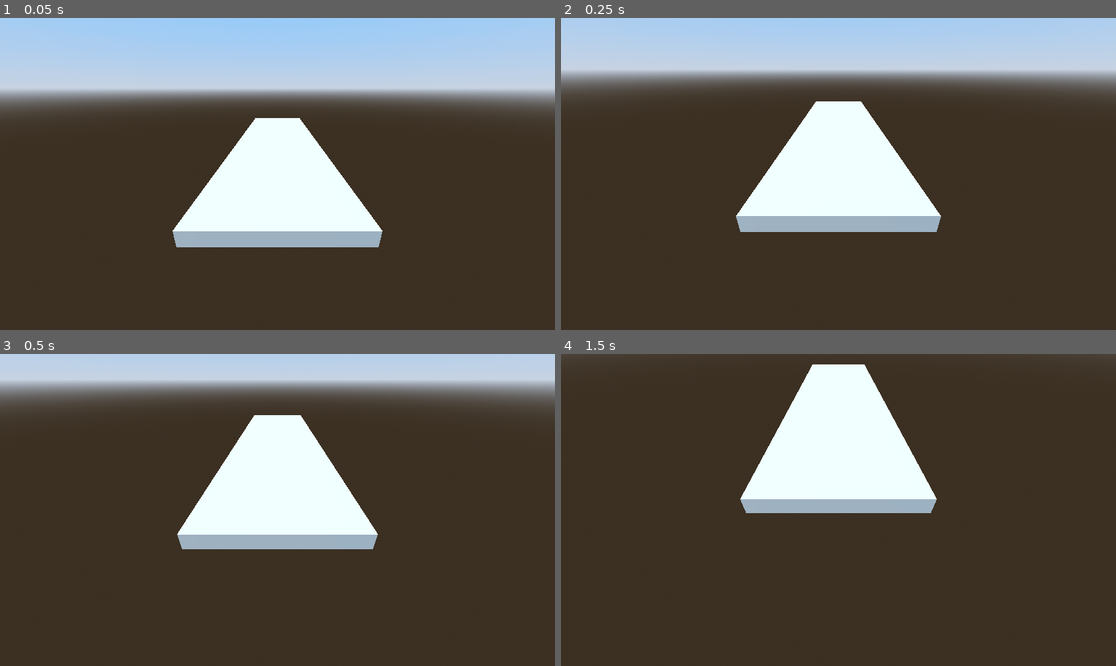
Above: before the commit, frames 1-4 (two rows, left to right).
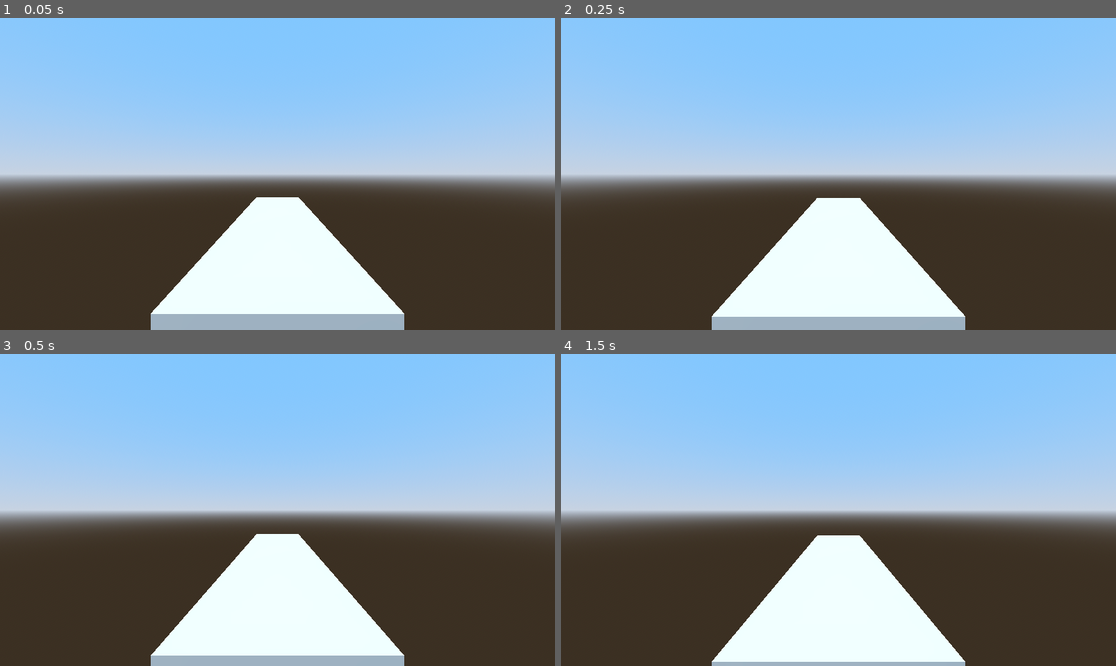
Above: after the commit, the same moments.

Repository: sassani134/arcadeStyleCarGame
Game: Godot game, scene res://Scenes/testPlatform.tscn
Same seed, same stepped clock (60 frames per second), same inputs: the game is played once before the commit and once after it. The project has no main scene, so this scene is started directly.
Inputs (mouse positions are in pixels of both pictures, inside the frame that each line leads up to):
- Up to frame 1 (0.05 s): no input
- Up to frame 2 (0.25 s): no input
- Up to frame 3 (0.5 s): no input
- Up to frame 4 (1.5 s): tap Enter (ui_accept) at 0.5, 0.77, 1.25 s; move the mouse to (960, 494) at 0.52 s; hold D 0.53-1.28 s; hold F 0.53-1.28 s; click (960, 494) at 0.67 s; move the mouse to (727, 525) at 1.27 s; hold S from 1.28 s (still down); tap Space at 1.35 s

The runs differ from the first frame. In frame 1, 70% of the frame differs, in the area x 0-100%, y 0-100%; in frame 2, 71%; in frame 3, 70%; in frame 4, 67%.

Commit message:
Work on camera - can see the car in the car scenes with "apercu" - can not see the car in game in testPlatform

Diff:
--- a/Scenes/car.tscn
+++ b/Scenes/car.tscn
@@ -46,18 +46,20 @@
 transform = Transform3D(1, 0, 0, 0, 1, 0, 0, 0, 1, 0, 0.2, 0)
 
 [node name="Camera3D" type="Camera3D" parent="."]
-transform = Transform3D(0.999932, 0, 0, 0, 0.928477, 0.371365, 0, -0.371391, 0.928413, 0, 2.37137, 5.92841)
+transform = Transform3D(1, 0, 0, 0, 1, 0, 0, 0, 1, 0, 2, 6)
 
 [node name="PhantomCameraHost" type="Node" parent="Camera3D"]
 script = ExtResource("3_x2q64")
 
 [node name="PhantomCamera3D" type="Node3D" parent="." node_paths=PackedStringArray("follow_target", "look_at_target")]
-transform = Transform3D(0.999932, 0, 0, 0, 0.928477, 0.371365, 0, -0.371391, 0.928413, 0, 2.37137, 5.92841)
+transform = Transform3D(1, 0, 0, 0, 1, 0, 0, 0, 1, 0, 2, 6)
 script = ExtResource("4_80avm")
 follow_mode = 6
 follow_target = NodePath("..")
-look_at_mode = 2
+look_at_mode = 1
 look_at_target = NodePath("..")
 tween_resource = SubResource("Resource_lwnr1")
 camera_3d_resource = SubResource("Resource_1jbly")
 follow_offset = Vector3(0, 2, 5)
+follow_damping = true
+look_at_offset = Vector3(0, 1, 0)
